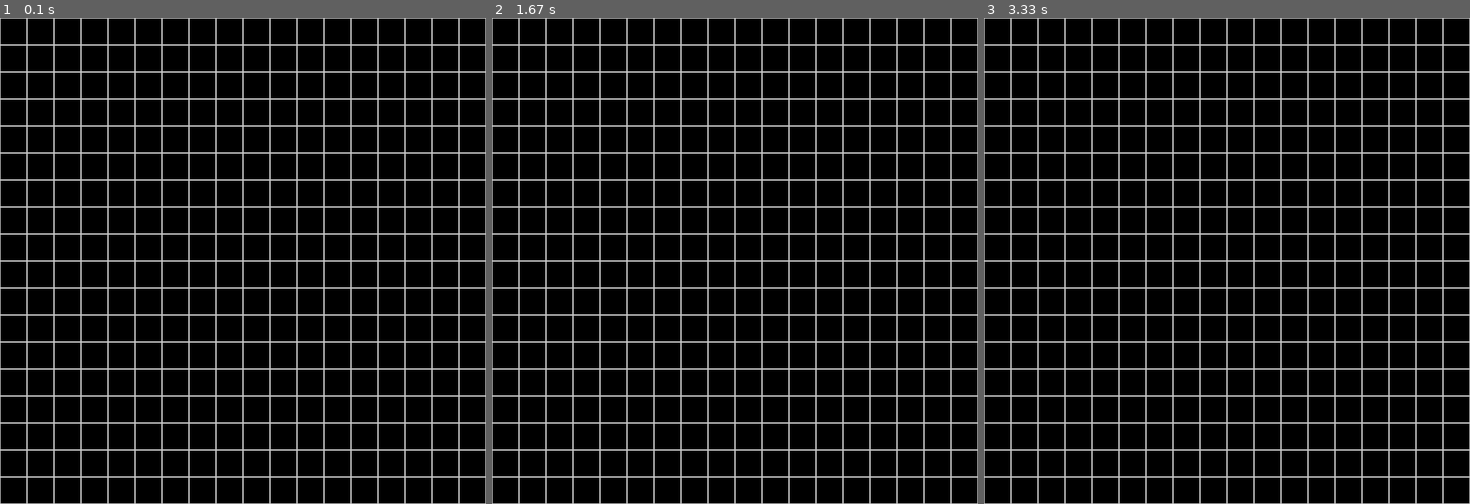
Above: before the commit, frames 1-3 (left to right).
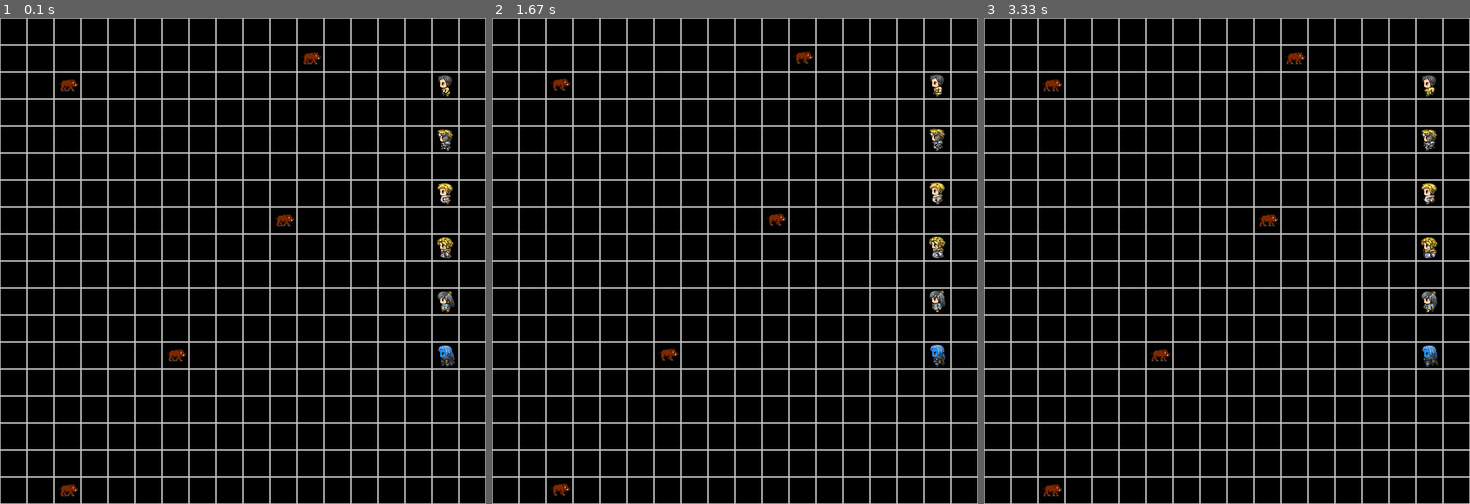
Above: after the commit, the same moments.

Repository: Aroza-Ken/Text-Based-RPG
Game: pygame game, started from pygame_test.py
Same seed, same stepped clock (60 frames per second), same inputs: the game is played once before the commit and once after it.
Inputs:
- Up to frame 1 (0.1 s): no input
- Up to frame 2 (1.67 s): tap Enter at 0.33 s; hold Up 0.67-1.13 s; hold Down 1.17-1.63 s
- Up to frame 3 (3.33 s): no input

The runs differ from the first frame. In frame 1, 0.9% of the frame differs, in the area x 11-94%, y 6-99%; in frame 2, 0.9%; in frame 3, 1.0%.

Commit message:
implement pygame get_frame and draw_char for base sprite animation and positioning

Diff:
--- a/pygame_test.py
+++ b/pygame_test.py
@@ -1,12 +1,65 @@
 import pygame
+import sprite_frames
+
+char_move = {"boar1": "right", "boar2": "right", "boar3": "right", "boar4": "right", "boar5": "right",
+             "willow": "left", "john": "left", "reid": "left", "ingot": "left", "illydia": "left", "fursttryl": "left"}
+char_pos = {"boar1": {"x": 2, "y": 2}, "boar2": {"x": 11, "y": 1}, "boar3": {"x": 10, "y": 7},
+            "boar4": {"x": 6, "y": 12}, "boar5": {"x": 2, "y": 17}, "willow": {"x": 16, "y": 12},
+            "john": {"x": 16, "y": 2}, "reid": {"x": 16, "y": 6}, "ingot": {"x": 16, "y": 4},
+            "illydia": {"x": 16, "y": 10}, "fursttryl": {"x": 16, "y": 8}}
+
+cur_animation = 0
+animation_timer = 0
+animation_delay = 200
 
 block_size = 40 #Set the size of the grid block
 grid_size = 18
+
 window_width = grid_size * block_size
 window_height = grid_size * block_size
+
 white = (200, 200, 200)
 black = (0, 0, 0)
+
 screen = pygame.display.set_mode((window_width, window_height))
+
+def get_frame(char, sprite_sheet):
+    # Find the direction the boar is facing
+    direction = char_move[char]
+
+    # Find which animation frame we're on
+    frame_number = cur_animation
+
+    # Get the Rect for that particular frame
+    rect = None
+    if "boar" in char:
+        rect = sprite_frames.boar_frames[direction][frame_number]
+    else:
+        rect = sprite_frames.character_frames[direction][frame_number]
+
+    # Cut that section out of the sprite sheet
+    frame = sprite_sheet.subsurface(rect)
+    return frame
+
+def draw_char(char, sprite_sheet):
+    # convert grid coordinates to pixel coordinates
+    pixel_x = char_pos[char]["x"] * block_size
+    pixel_y = char_pos[char]["y"] * block_size
+
+    # get the correct-facing sprite
+    frame = get_frame(char, sprite_sheet)
+
+    # center the sprites in the blocks
+    offset_x = (block_size - frame.get_width()) // 2
+    offset_y = (block_size - frame.get_height()) // 2
+
+    screen.blit(frame, (pixel_x + offset_x, pixel_y + offset_y))
+
+def move(key):
+    if key == pygame.K_UP:
+        print("up arrow pressed")
+    elif key == pygame.K_DOWN:
+        print("down arrow pressed")
 
 def draw_grid():
     for x in range(0, window_width, block_size):
@@ -20,21 +73,39 @@
     pygame.display.set_caption("Boar Trial")  # window title
 
     clock = pygame.time.Clock()
+    global animation_timer
+    global cur_animation
 
     running = True
     while running:
-        # Handle events (input) that happened since the last frame
+        dt = clock.tick(30)
+        animation_timer += dt
+
+        if animation_timer >= animation_delay:
+            animation_timer = 0
+
+            if cur_animation < 2:
+                cur_animation += 1
+            else:
+                cur_animation = 0
+
         screen.fill(black)  # clear screen to black each frame
         draw_grid()
+
+        for char in char_move:
+            sprite_sheet = None
+            if "boar" in char:
+                sprite_sheet = pygame.image.load("assets/sprites/boar_sprite_sheet.png").convert_alpha()
+            else:
+                path = f"assets/sprites/{char}_sprite_sheet.png"
+                sprite_sheet = pygame.image.load(path).convert_alpha()
+            draw_char(char, sprite_sheet)
+
         for event in pygame.event.get():
             if event.type == pygame.QUIT:  # player clicked the window's close button
                 running = False
             if event.type == pygame.KEYDOWN:  # a key was pressed
-                if event.key == pygame.K_UP:
-                    print("up arrow pressed")
-                elif event.key == pygame.K_DOWN:
-                    print("down arrow pressed")
-                # K_LEFT, K_RIGHT similarly
+                move(event.key)
 
         # show what we just drew
         pygame.display.flip()
--- /dev/null
+++ b/sprite_frames.py
@@ -0,0 +1,47 @@
+import pygame
+
+boar_frames = {
+    "down": [
+    pygame.Rect(44, 34, 32, 32),
+    pygame.Rect(160, 34, 32, 32),
+    pygame.Rect(276, 34, 32, 32)
+    ],
+    "left": [
+    pygame.Rect(44, 119, 32, 32),
+    pygame.Rect(160, 119, 32, 32),
+    pygame.Rect(276, 119, 32, 32)
+    ],
+    "right": [
+    pygame.Rect(51, 199, 32, 32),
+    pygame.Rect(167, 199, 32, 32),
+    pygame.Rect(283, 199, 32, 32),
+    ],
+    "up": [
+    pygame.Rect(45, 271, 32, 32),
+    pygame.Rect(161, 271, 32, 32),
+    pygame.Rect(277, 271, 32, 32)
+    ]
+}
+
+character_frames = {
+    "down": [
+    pygame.Rect(0, 0, 32, 32),
+    pygame.Rect(32, 0, 32, 32),
+    pygame.Rect(64, 0, 32, 32)
+    ],
+    "left": [
+    pygame.Rect(0, 32, 32, 32),
+    pygame.Rect(32, 32, 32, 32),
+    pygame.Rect(64, 32, 32, 32)
+    ],
+    "right": [
+    pygame.Rect(0, 64, 32, 32),
+    pygame.Rect(32, 64, 32, 32),
+    pygame.Rect(64, 64, 32, 32)
+    ],
+    "up": [
+    pygame.Rect(0, 96, 32, 32),
+    pygame.Rect(32, 96, 32, 32),
+    pygame.Rect(64, 96, 32, 32)
+    ]
+}
